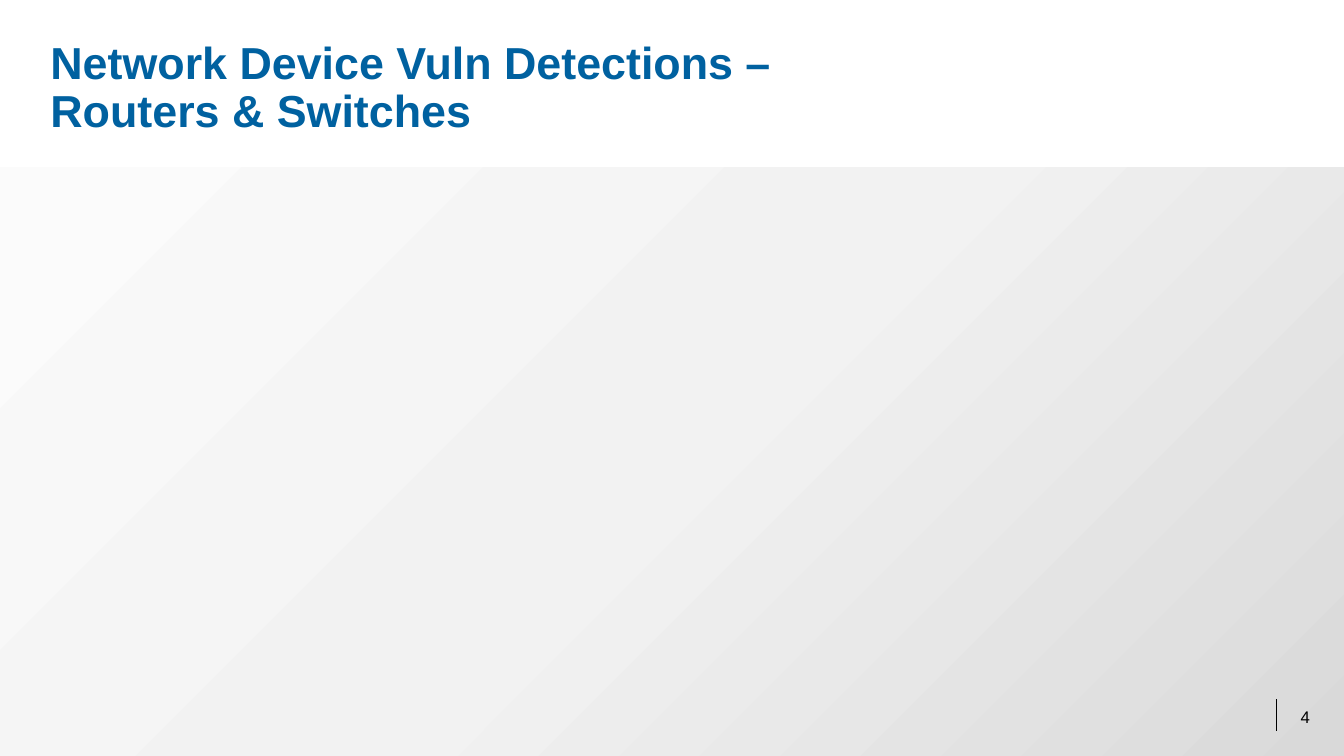
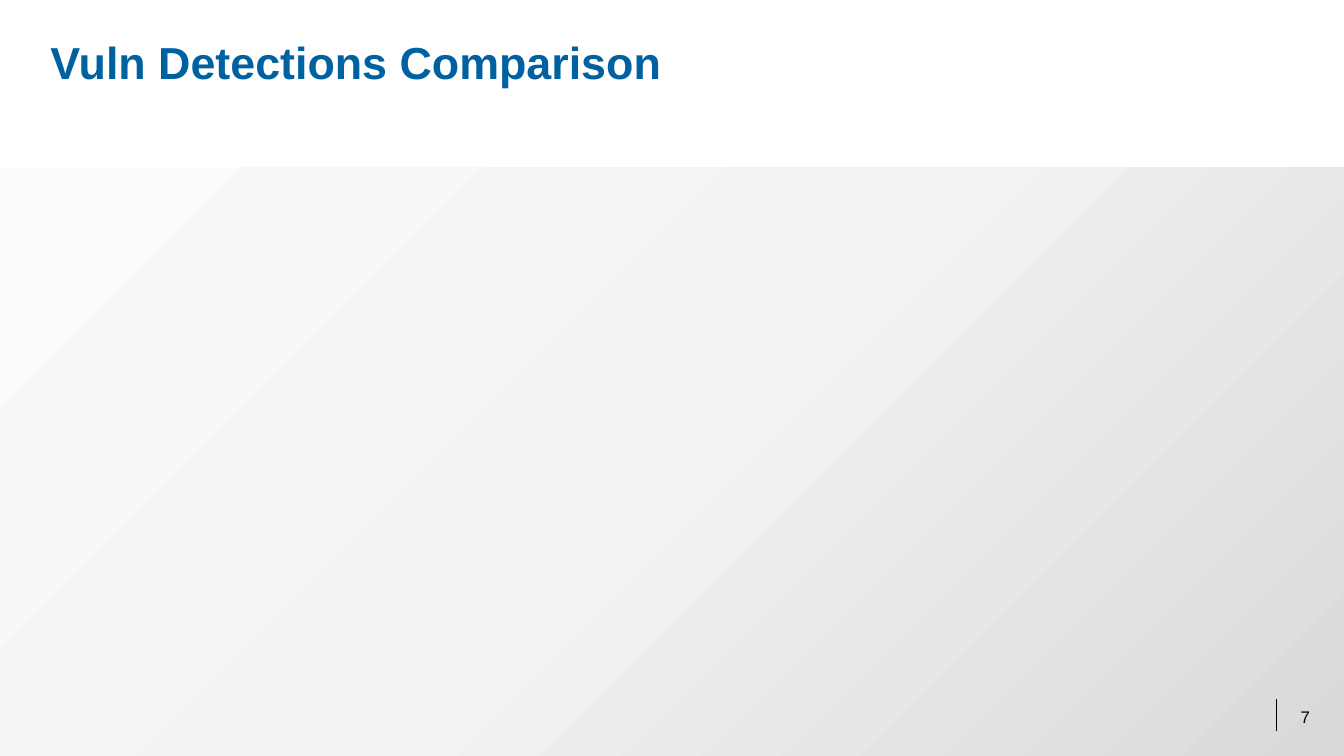
Before and after one commit to AidanMetLife25/Presentation, a slide deck: slide 7 of Rapid7ExecutivePresentation.pptx (slide 4 before the commit). Drawn at 1344x756 pixels with LibreOffice and Linux fonts; fonts in the diff are those of the drawing; background and template pictures are left out. Boxes give left, top, right and bottom in pixels: in the first picture for what was removed or moved away, otherwise in the second. Text is boxed around its words. In the diff, an @@ line names an element or a change of style, - is before the commit and + after.

```diff
--- a/Rapid7ExecutivePresentation.pptx
+++ b/Rapid7ExecutivePresentation.pptx
@@ title at [50,46,661,88]: text changed @@
-Network Device Vuln Detections –
-Routers & Switches
+Vuln Detections Comparison
@@ page number at [1301,711,1310,723]: text changed @@
-4
+7
```
Also in this commit, not shown: 4 other slides changed, 4 slides added, 1 slide removed.
